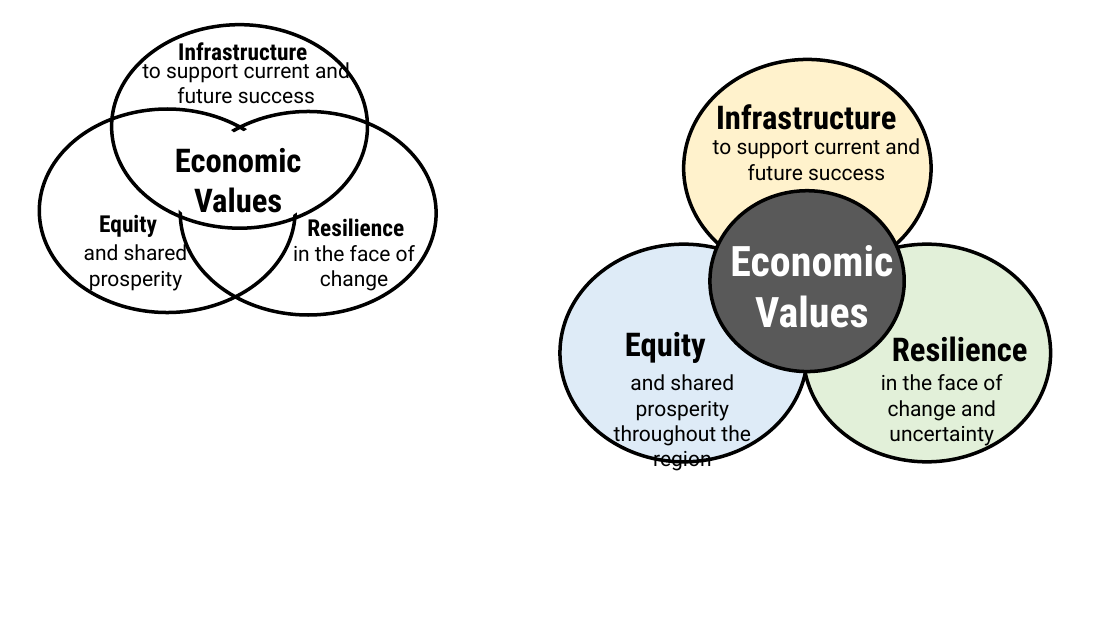
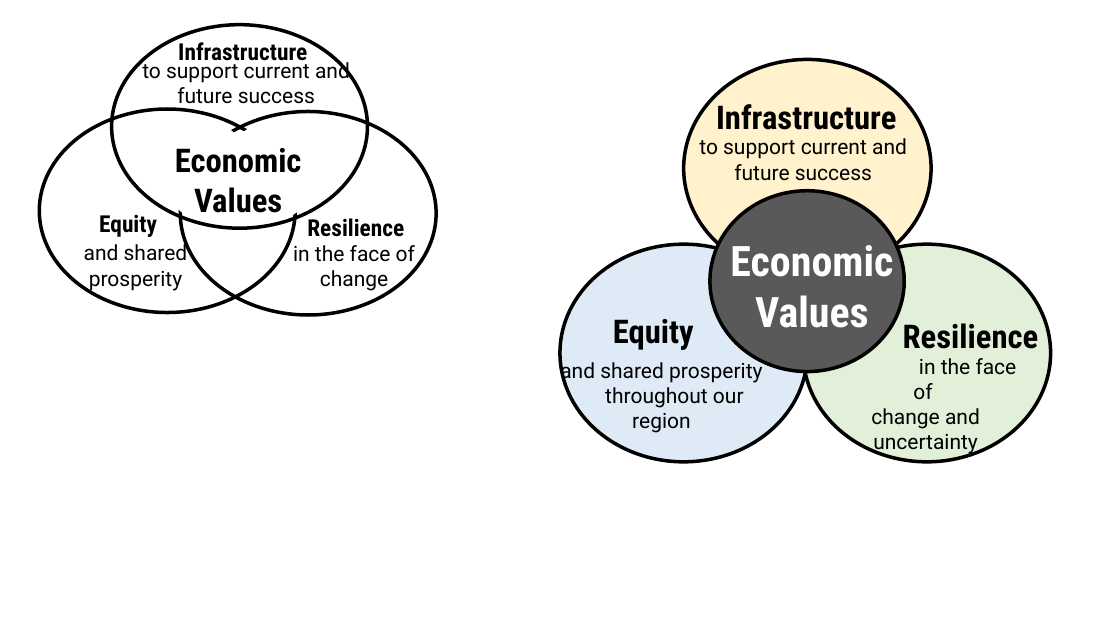
Before and after one commit to Metropolitan-Council/economic-values-atlas, a slide deck: slide 1 of supporting info/MetCValues.pptx. Drawn at 1120x630 pixels with LibreOffice and Linux fonts; fonts in the diff are those of the drawing. Boxes give left, top, right and bottom in pixels: in the first picture for what was removed or moved away, otherwise in the second. Text is boxed around its words. In the diff, an @@ line names an element or a change of style, - is before the commit and + after.

```diff
--- a/supporting info/MetCValues.pptx
+++ b/supporting info/MetCValues.pptx
@@ text "to support current and future ...": place and size @@
-text "to support current and future ..." at box(713, 138, 920, 181)
+text "to support current and future ..." at box(699, 138, 907, 181)
@@ text "Equity": place and size @@
-text "Equity" at box(625, 332, 706, 363)
+text "Equity" at box(613, 319, 694, 350)
@@ text "Resilience": place and size @@
-text "Resilience" at box(892, 336, 1028, 362)
+text "Resilience" at box(903, 323, 1039, 349)
@@ text at box(560, 358, 762, 433): text changed @@
-and shared prosperity throughout the region
+and shared prosperity
+throughout our region
@@ text at box(871, 358, 1017, 456): text changed @@
-in the face of change and uncertainty
+in the face of
+change and uncertainty
```
Also in this commit, not shown: 2 slides added, 3 other files.
